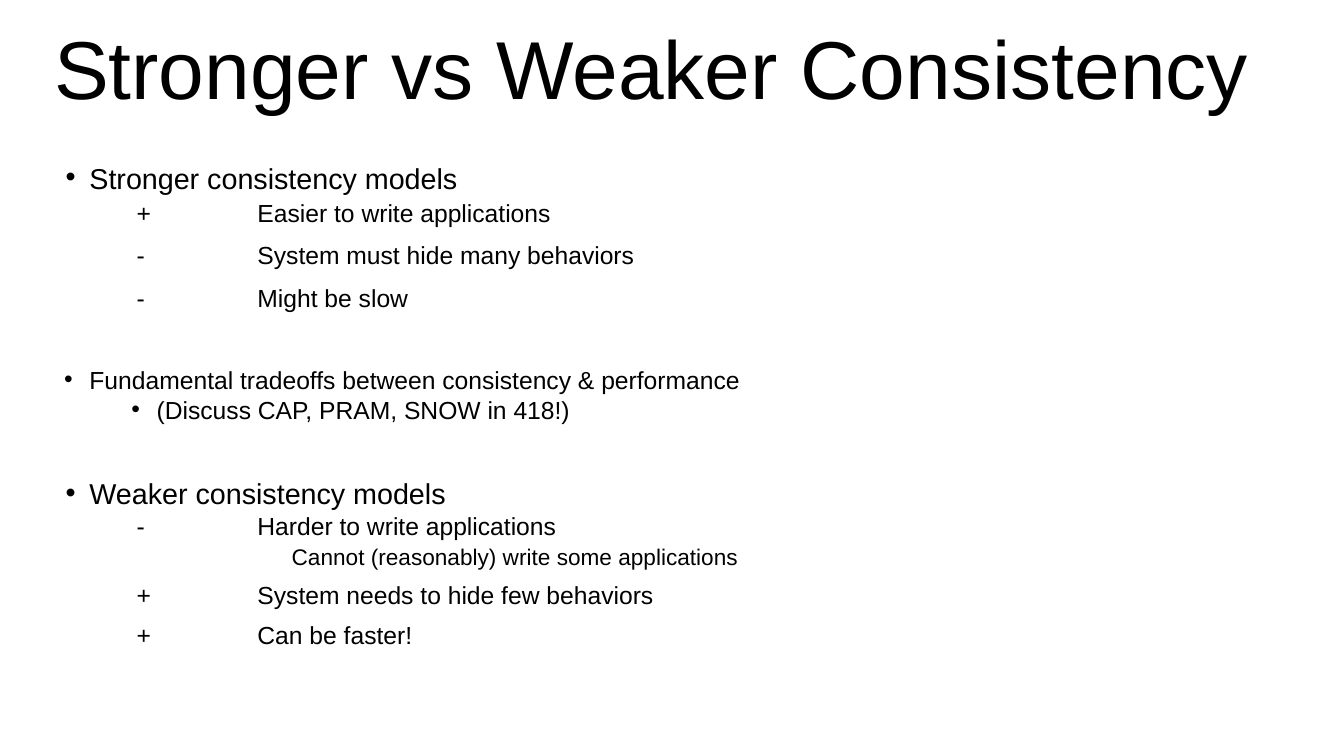
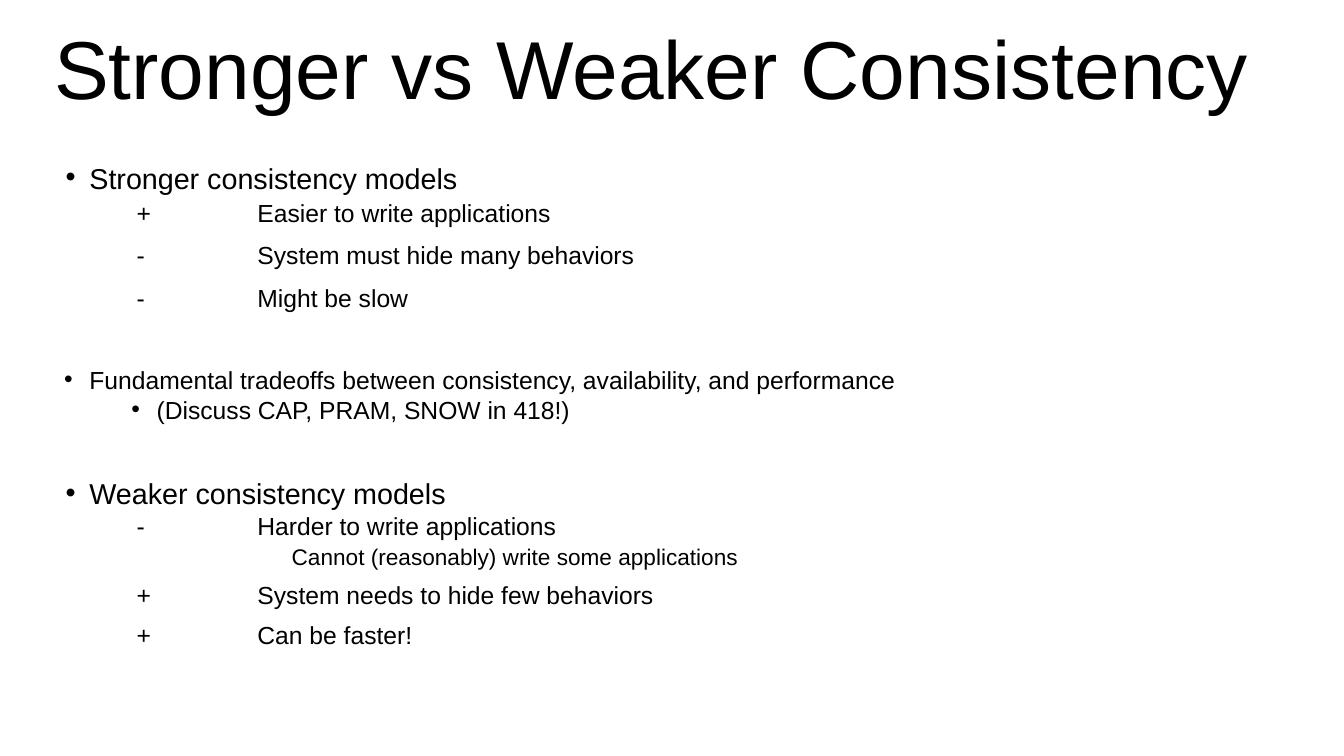
Before and after one commit to cos316/cos316-web, a slide deck: slide 8 of lectures/L17-consistency.pptx. Drawn at 1344x756 pixels with LibreOffice and Linux fonts; fonts in the diff are those of the drawing. Boxes give left, top, right and bottom in pixels: in the first picture for what was removed or moved away, otherwise in the second. Text is boxed around its words. In the diff, an @@ line names an element or a change of style, - is before the commit and + after.

Commit message:
Updated consistency slides

```diff
--- a/lectures/L17-consistency.pptx
+++ b/lectures/L17-consistency.pptx
@@ text at [89,371,894,394]: text changed @@
-• Fundamental tradeoffs between consistency & performance
+• Fundamental tradeoffs between consistency, availability, and performance
```
Also in this commit, not shown: 8 other slides changed, 1 other file.
